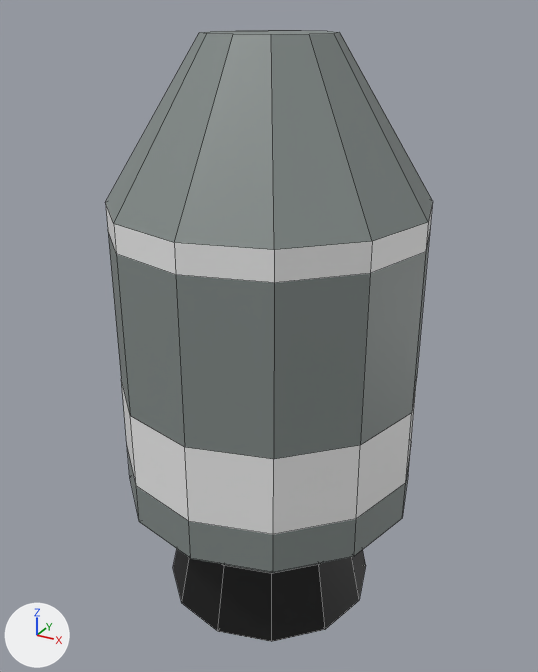
The Blender file Assets/Models/CSM.blend, before and after one commit.
Before and after are seen from a 50 mm camera at (1.083, -1.973, 1.764) aimed at (-0.005, 0.004, 0.775). The axes (+X, +Y, +Z) are drawn at lower left. The lights are the same throughout. Mesh edges are drawn as thin lines.
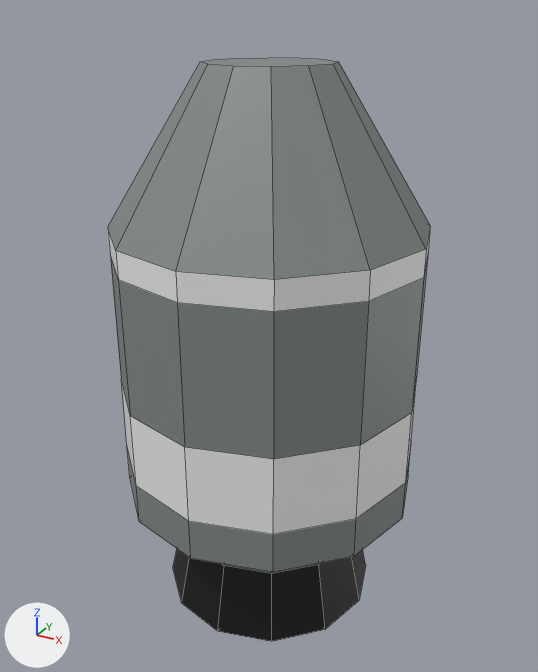
The newer file is also rescaled (x0.924), turned or shifted as a whole; pictures and numbers use the older file's frame.

What differs and where, as boxes (x1, y1, x2, y2) in the pictures (538 x 672 px; the box of a moved part takes in the faces that stretch with it):
'Cylinder', reshaped
    before: (105, 30, 432, 642)
    after: (108, 57, 430, 642)
part 1 of me_cylinder_001, moved or reshaped
    before: (105, 30, 432, 314)
    after: (108, 57, 430, 314)

Edits to the bpy script that builds the scene:
```text
Change me_cylinder_001:
    where me_cylinder_001.from_pydata(...)  # 132 vertices, 122 faces; spans x -0.5..0.5, y -0.5..0.5, z -0.18..1.7
    used by ob_cylinder; location = (0.0, 0.0, 0.0)
    me_cylinder_001 part 1: all 36 vertices in x -0.5..0.5, y -0.5..0.5, z 1.14..1.7 are moved by (0.0, 0.0, -0.08)
```
